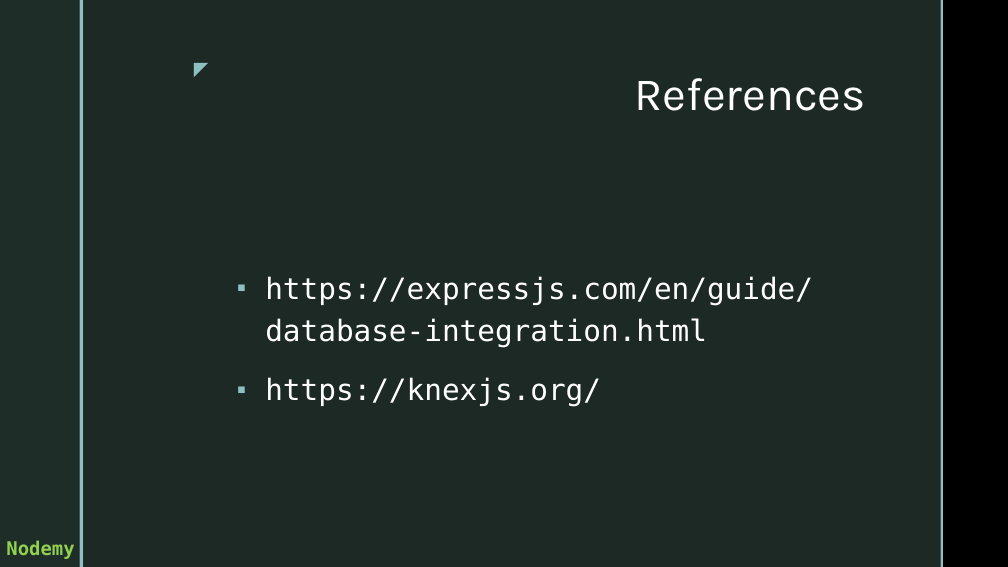
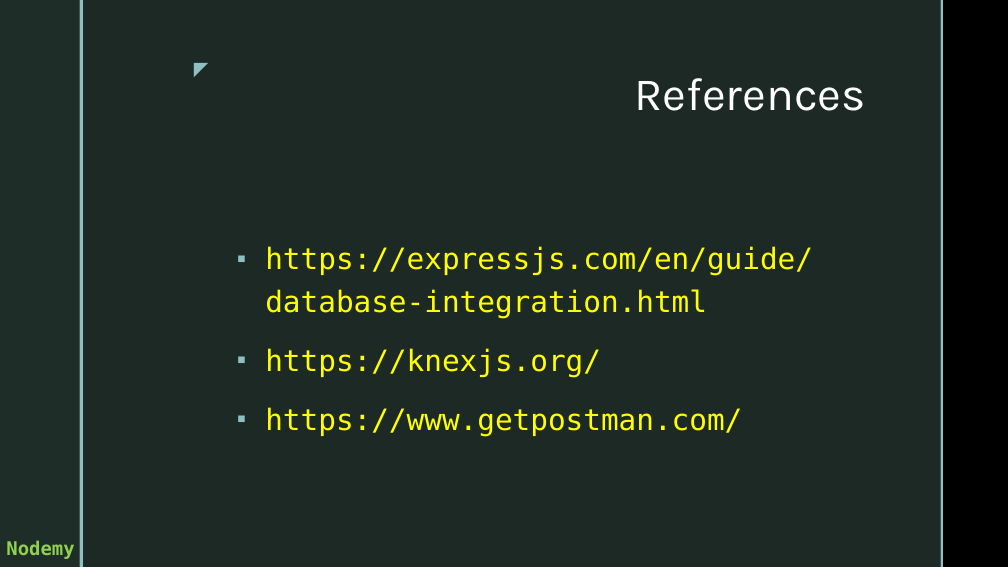
Before and after one commit to vunb/fullstack-nodejs, a slide deck: slide 10 of Session08/04. Database vs Knex.js.pptx (slide 8 before the commit). Drawn at 1008x567 pixels with LibreOffice and Linux fonts; fonts in the diff are those of the drawing; background and template pictures are left out. Boxes give left, top, right and bottom in pixels: in the first picture for what was removed or moved away, otherwise in the second. Text is boxed around its words. In the diff, an @@ line names an element or a change of style, - is before the commit and + after.

```diff
--- a/Session08/04. Database vs Knex.js.pptx
+++ b/Session08/04. Database vs Knex.js.pptx
@@ text at (265, 246, 813, 377): text colour #FFFFFF to #FFFF00 in "https://expressjs.com/en/guide/database-integration.html", "https://knexjs.org/" @@
@@ text at (265, 407, 742, 436): paragraph added @@
+▪ https://www.getpostman.com/
```
Also in this commit, not shown: 2 slides added, 6 other files.
